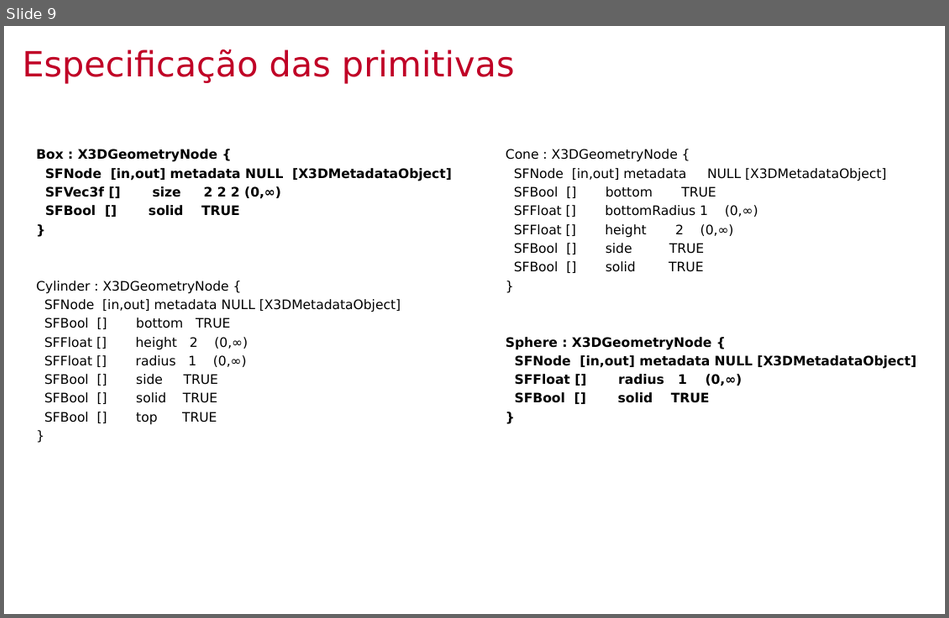
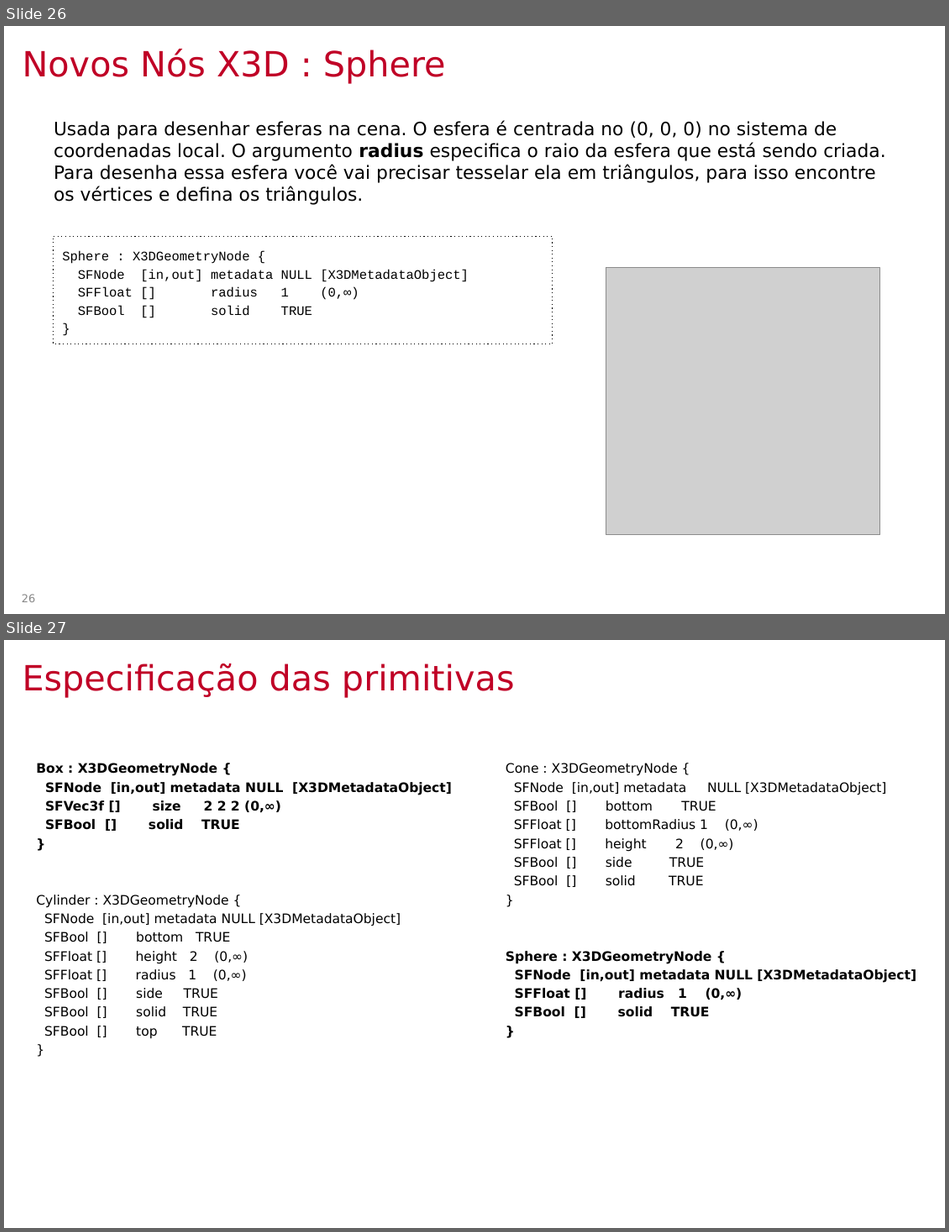
Before and after one commit to lpsoares/ComputacaoGrafica, a slide deck: content/aulas/14-primitivas_geometricas/aula14_primitivas_geometricas.pptx. Shown one above the other, each under a label of ours: slide 9 before the commit, slides 26 and 27 after it. The pictures are 949x618 and 949x1232 pixels, drawn with LibreOffice and Linux fonts; fonts in the diff are those of the drawing; grey boxes stand for pictures; background and template pictures are left out. Boxes give left, top, right and bottom in pixels: in the first picture for what was removed or moved away, otherwise in the second. Text is boxed around its words. In the diff, an @@ line names an element or a change of style, - is before the commit and + after.

```diff
--- a/content/aulas/14-primitivas_geometricas/aula14_primitivas_geometricas.pptx
+++ b/content/aulas/14-primitivas_geometricas/aula14_primitivas_geometricas.pptx
@@ slide 26 added at <box>4,26,945,614</box>, background #FFFFFF @@
@@ title added at <box>22,49,446,84</box>, 26.7 pt, text #C00026 @@
+Novos Nós X3D : Sphere
@@ text added at <box>54,120,886,205</box>, 14 pt, text #000000 @@
+Usada para desenhar esferas na cena. O esfera é centrada no (0, 0, 0) no sistema de coordenadas local. O argumento radius especifica o raio da esfera que está sendo criada. Para desenha essa esfera você vai precisar tesselar ela em triângulos, para isso encontre os vértices e defina os triângulos.
@@ rectangle added at <box>53,236,553,343</box>, outline #000000 0.75 pt dashed, 10 pt, text #000000 @@
+Sphere : X3DGeometryNode {
+SFNode [in,out] metadata NULL [X3DMetadataObject]
+SFFloat [] radius 1 (0,∞)
+SFBool [] solid TRUE
+}
@@ picture added at <box>606,268,880,535</box> @@
@@ page number added at <box>22,594,36,602</box>, 8.3 pt, text #888888 @@
+26
@@ what was slide 9 is now slide 27 @@
```
Also in this commit, not shown: 17 other slides added, 14 other files.
